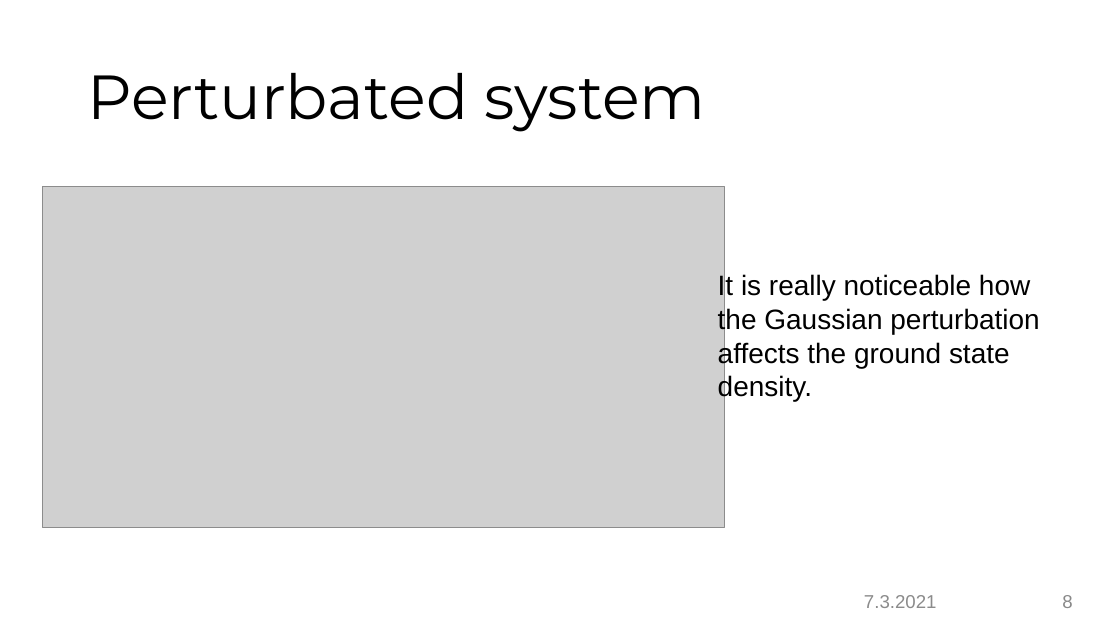
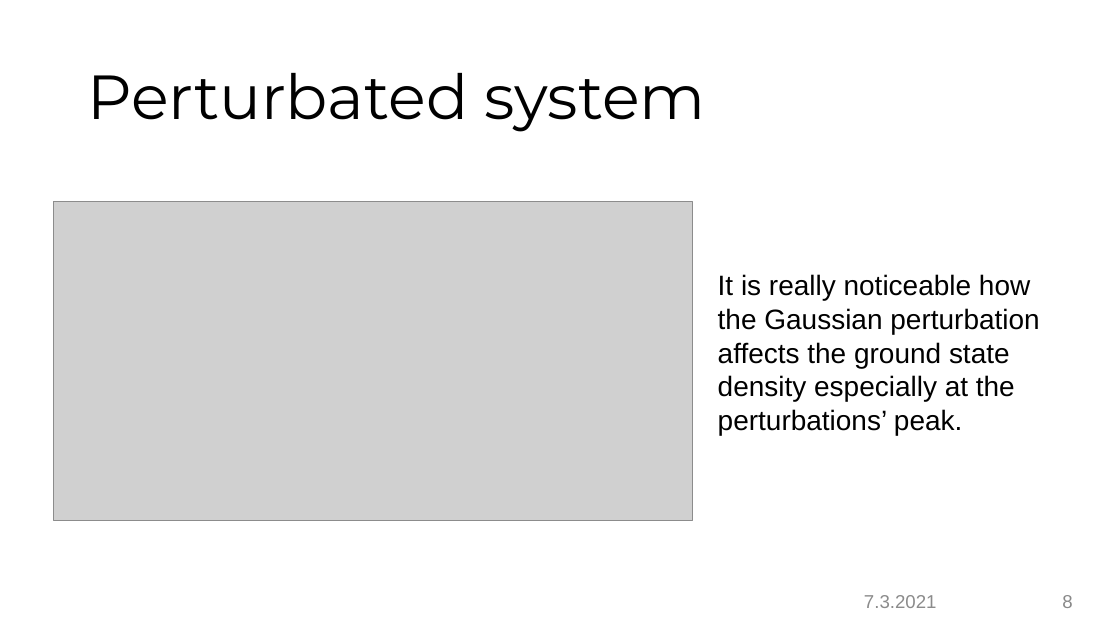
Before and after one commit to Mudrol/Computational-Physics, a slide deck: slide 8 of ProjectWork1/slides.ppt. Drawn at 1120x630 pixels with LibreOffice and Linux fonts; fonts in the diff are those of the drawing; grey boxes stand for pictures; background and template pictures are left out. Boxes give left, top, right and bottom in pixels: in the first picture for what was removed or moved away, otherwise in the second. Text is boxed around its words. In the diff, an @@ line names an element or a change of style, - is before the commit and + after.

Commit message:
Fixed perturbation of the system by using different approach

```diff
--- a/ProjectWork1/slides.ppt
+++ b/ProjectWork1/slides.ppt
@@ picture: place and size @@
-picture at [43, 187, 725, 528]
+picture at [54, 202, 692, 521]
@@ text at [718, 274, 1039, 435]: text changed @@
-It is really noticeable how the Gaussian perturbation affects the ground state density.
+It is really noticeable how the Gaussian perturbation affects the ground state density especially at the perturbations’ peak.
```
Also in this commit, not shown: 4 other slides changed, 23 other files.
